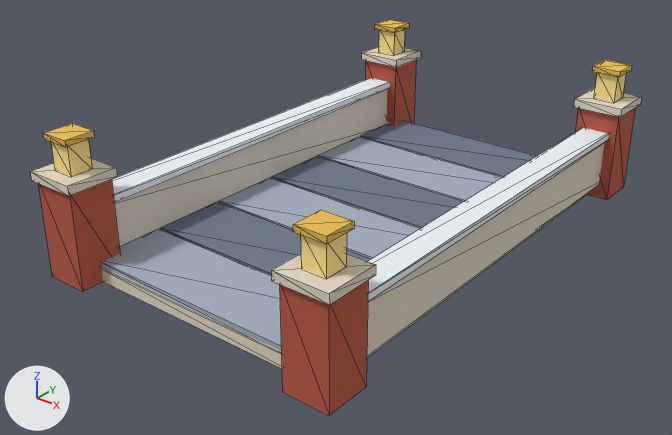
The glTF model public/assets/bld/bld_arch_bridge.glb: old version first, new version second.
Rendered twice from a camera (50 mm lens) standing at (6.82, -9.17, 5.68) and looking at (-0.12, -0.49, 0.3). Every picture has the same lights, and +X, +Y and +Z are marked at lower left. The first picture is the older version. Mesh edges are drawn as thin lines. Where no turn or scale is listed for an object, it has been applied to the vertices. Vertices at exactly the same position are counted once.

Names of what the first picture shows: 'bld_arch_bridge'.
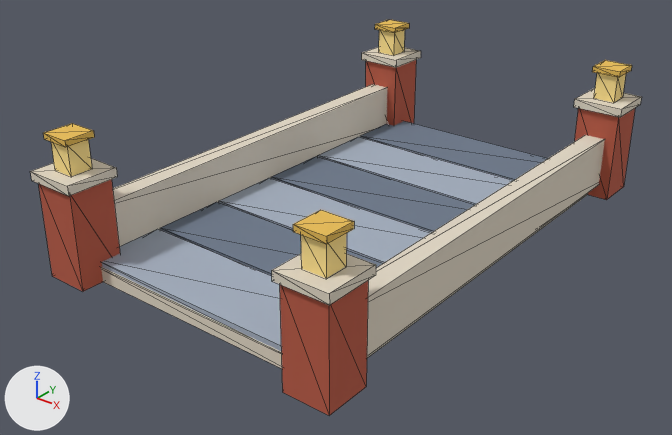
Location of each change, [x1, y1, x2, y2] in pixels of the pictures (672 x 435 px):
part 1 of me_bld_arch_bridge, deleted
    before: [112, 78, 390, 203]
part 2 of me_bld_arch_bridge, deleted
    before: [368, 128, 609, 301]

Patch to the scene script:
```diff
--- a/public/assets/bld/bld_arch_bridge.glb.py
+++ b/public/assets/bld/bld_arch_bridge.glb.py
@@ me_bld_arch_bridge @@
 # used by ob_bld_arch_bridge; location = (0.0, 0.0, 0.94)
-me_bld_arch_bridge.from_pydata(...)  # 216 vertices, 324 faces; spans x -2.25..2.25, y -3.55..3.55, z -0.94..0.94
+me_bld_arch_bridge.from_pydata(...)  # 200 vertices, 300 faces; spans x -2.25..2.25, y -3.55..3.55, z -0.94..0.94
+# me_bld_arch_bridge part 1: the loose piece of 8 vertices spanning x -2.1..-1.7, y -3.25..3.25, z -0.04..0.06 is deleted
+# me_bld_arch_bridge part 2: the loose piece of 8 vertices spanning x 1.7..2.1, y -3.25..3.25, z -0.04..0.06 is deleted
 me_bld_arch_bridge.materials.append(mat_palette)
```
